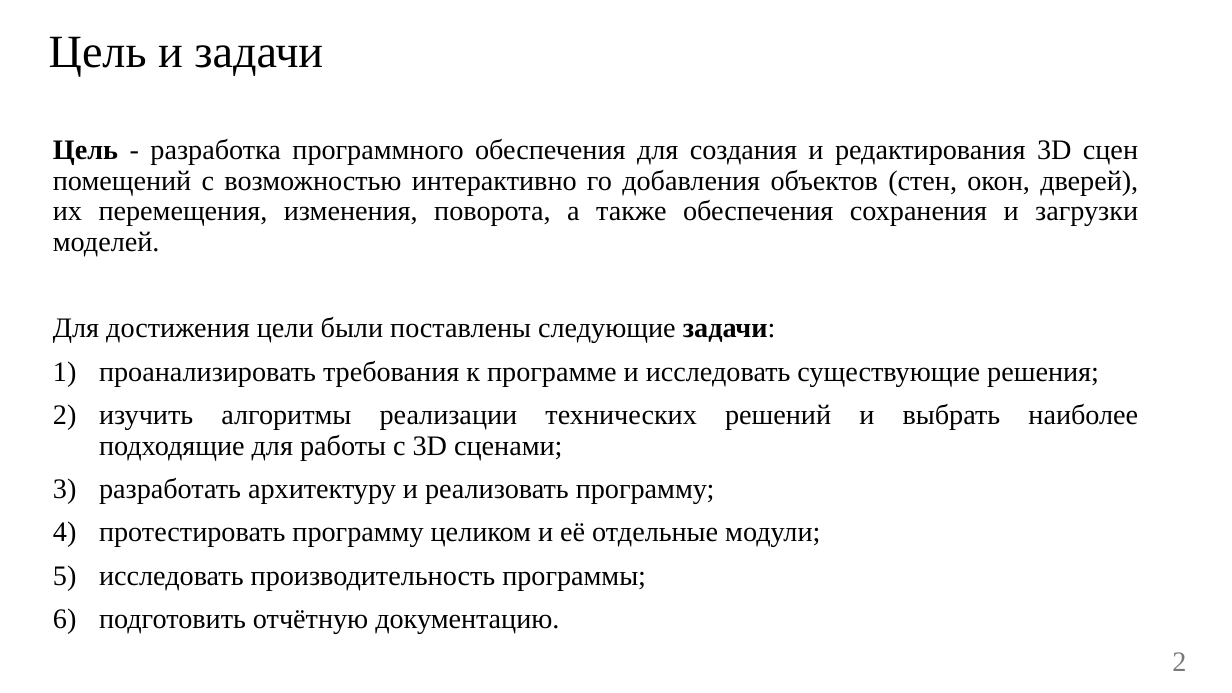
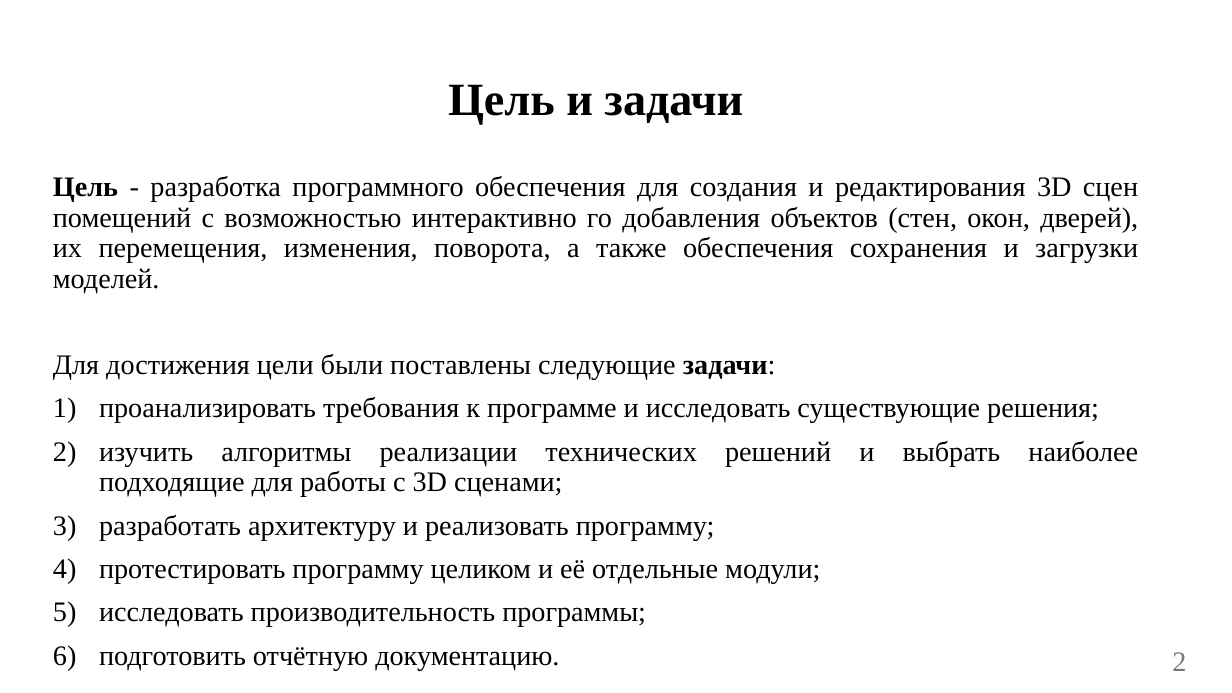
Before and after one commit to Lesa-yps/KYRSACH_CG_5_sem_BMSTU, a slide deck: slide 2 of presentation/ИУ7-55Б-Талышева-Олеся-презентация-КГ.pptx. Drawn at 1232x693 pixels with LibreOffice and Linux fonts; fonts in the diff are those of the drawing. Boxes give left, top, right and bottom in pixels: in the first picture for what was removed or moved away, otherwise in the second. Text is boxed around its words. In the diff, an @@ line names an element or a change of style, - is before the commit and + after.

```diff
--- a/presentation/ИУ7-55Б-Талышева-Олеся-презентация-КГ.pptx
+++ b/presentation/ИУ7-55Б-Талышева-Олеся-презентация-КГ.pptx
@@ title "Цель и задачи": place and size @@
-title "Цель и задачи" at bbox=[49, 36, 323, 77]
+title "Цель и задачи" at bbox=[448, 84, 743, 124]
@@ title "Цель и задачи" at bbox=[448, 84, 743, 124]: bold on @@
@@ text "Цель - разработка программного обеспечения ...": place and size @@
-text "Цель - разработка программного обеспечения ..." at bbox=[53, 138, 1138, 633]
+text "Цель - разработка программного обеспечения ..." at bbox=[53, 175, 1138, 670]
```
Also in this commit, not shown: 11 other slides changed, 1 slide added, 4 slides removed, 32 other files.
